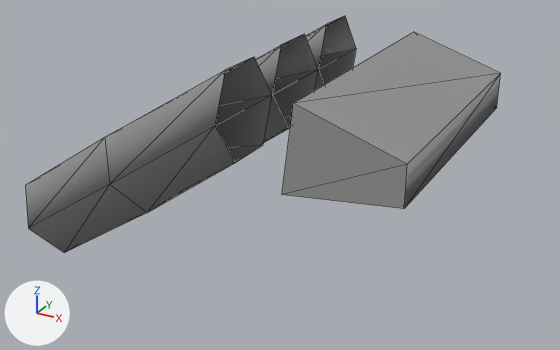
The OBJ model Assets/Art/Nova1492/GXConverted/Models/UnitParts/ArmWeapons/datan_common__1_RBack_24606ad7.obj, before and after one commit.
One viewpoint serves both versions: a camera (50 mm lens) standing at (1.04, -3.71, 1.52) and looking at (-0.96, -0.08, -0.29). Every picture has the same lights, and +X, +Y and +Z are marked at lower left. The picture after the commit comes second. Mesh edges are drawn as thin lines. Where no turn or scale is listed for an object, it has been applied to the vertices.

Before the edit, the objects in view are built like this:
```python
me_datan_common__1_rback_24606ad7 = bpy.data.meshes.new('datan_common__1_RBack_24606ad7')
me_datan_common__1_rback_24606ad7.from_pydata(...)  # 62 vertices, 94 faces; spans x -2.56..0.0, y -0.68..1.05, z -0.94..0.45
me_datan_common__1_rback_24606ad7.materials.append(mat_datan_common__1_rback_24606ad7)  # picture img_datan_common__1_rback_24606ad7_tga
ob_datan_common__1_rback_24606ad7 = bpy.data.objects.new('datan_common__1_RBack_24606ad7', me_datan_common__1_rback_24606ad7)
ob_datan_common__1_rback_24606ad7.location = (0.0, 0.0, 0.0)
```
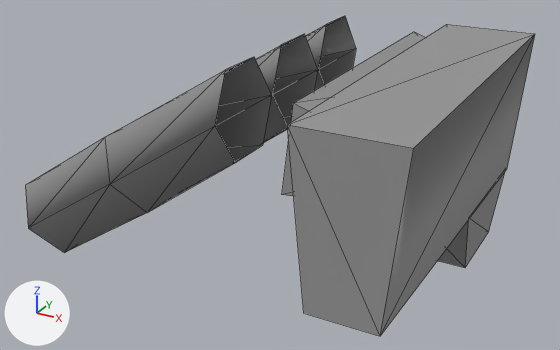
The change, as a list of edits to the scene's bpy script:
```text
Add me_datan_common__1_rback_24606ad7_mesh10:
    me_datan_common__1_rback_24606ad7_mesh10.from_pydata(...)  # 16 vertices, 18 faces; spans x -0.25..0.25, y -1.32..0.58, z -0.69..0.54
    me_datan_common__1_rback_24606ad7_mesh10.materials.append(mat_datan_common__1_rback_24606ad7)  # picture img_datan_common__1_rback_24606ad7_tga
Add ob_datan_common__1_rback_24606ad7_mesh10:
    ob_datan_common__1_rback_24606ad7_mesh10 = bpy.data.objects.new('datan_common__1_RBack_24606ad7_mesh10', me_datan_common__1_rback_24606ad7_mesh10)
    ob_datan_common__1_rback_24606ad7_mesh10.location = (0.0, 0.0, 0.0)
```

Where the change shows, as pixel boxes [x1, y1, x2, y2] in the pictures (560 x 350 px):
'datan_common__1_RBack_24606ad7_mesh10', added: after [288, 24, 535, 336]
